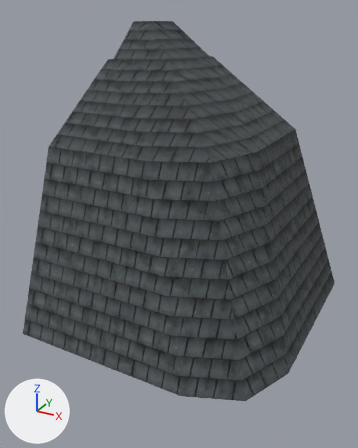
A saved change to the FBX model Assets/Gaia/Models/Buildings/Buildings/RoofAngle.fbx.
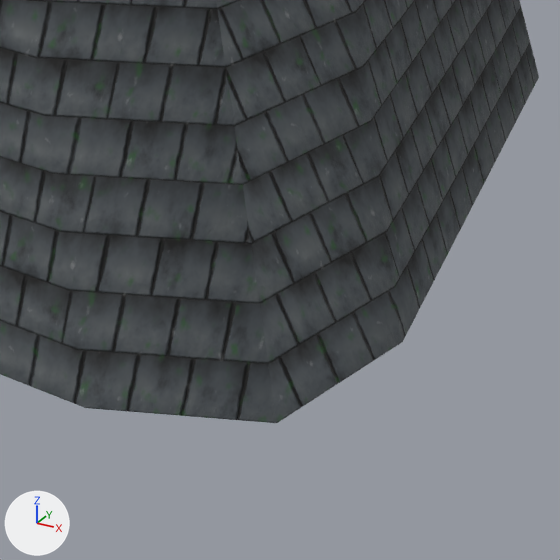
Each version appears first whole from a 50 mm lens placed at (-2.325, -8.276, 6.396), pointed at (-4.036, -5.167, 4.841), and next in a close-up on the part from 42% to 95% of the width and 57% to 100% of the height. Every picture has the same lights, and +X, +Y and +Z are marked at lower left. Where no turn or scale is listed for an object, it has been applied to the vertices. Vertices at the same position are counted once.

Before the edit, the objects in view are built like this:
```python
me_plane_034 = bpy.data.meshes.new('Plane.034')
me_plane_034.from_pydata(...)  # 33 vertices, 22 faces; spans x -2.0..0.0, y -2.0..0.0, z 0.0..2.27
me_plane_034.materials.append(mat_building_b)
# before: 14 (0.0, -1.43, 0.0) at pixel (402, 342), 15 (-0.57, -2.0, 0.0) at pixel (85, 408), 16 (-0.17, -1.83, 0.0) at pixel (276, 423)
ob_roofangle = bpy.data.objects.new('RoofAngle', me_plane_034)
ob_roofangle.location = (-3.0, -4.0, 4.0)
```
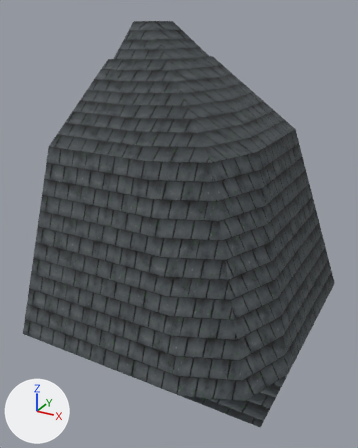
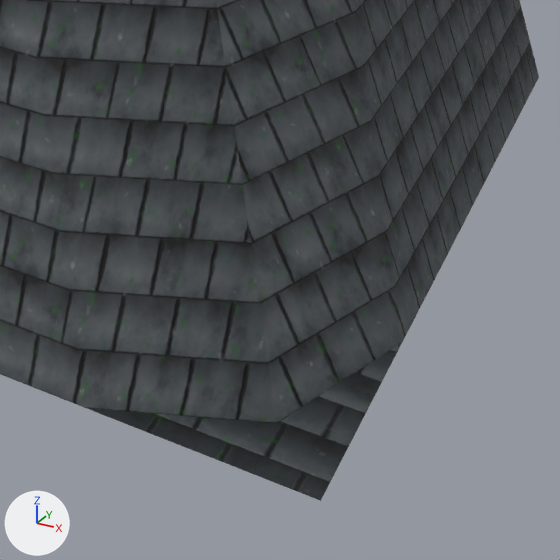
Changed parts and their boxes (x1, y1, x2, y2) in the close-ups (560 x 560 px):
'RoofAngle', reshaped: before (0, 0, 539, 423); after (0, 0, 539, 501)
part 1 of me_plane_034, added (black): after (87, 343, 402, 501)

The edits, one by one:
me_plane_034 is used by ob_roofangle; location (-3.0, -4.0, 4.0).
Verts and faces of me_plane_034; kept vertices keep their numbers, new ones are numbered from 33.
me_plane_034 had 33 vertices, 22 faces and spanned x -2.0..0.0, y -2.0..0.0, z 0.0..2.27.
me_plane_034 now has 34 vertices, 23 faces and spans x -2.0..0.0, y -2.0..0.0, z 0.0..2.27.
Part 1, on me_plane_034:
New vertex 33 is at (0.0, -2.0, 0.0), pixel (320, 500).
New faces: (14, 16, 15, 33).
